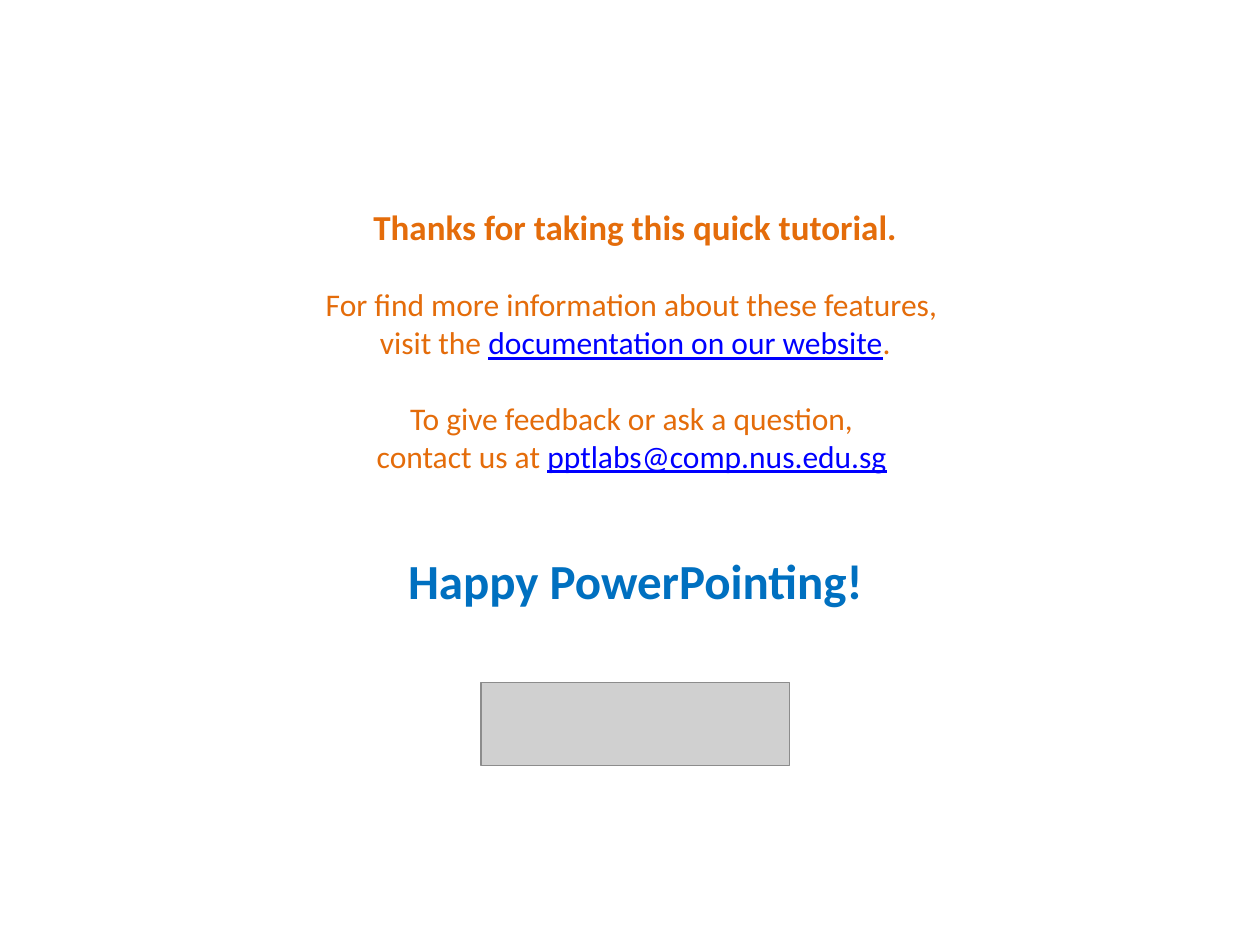
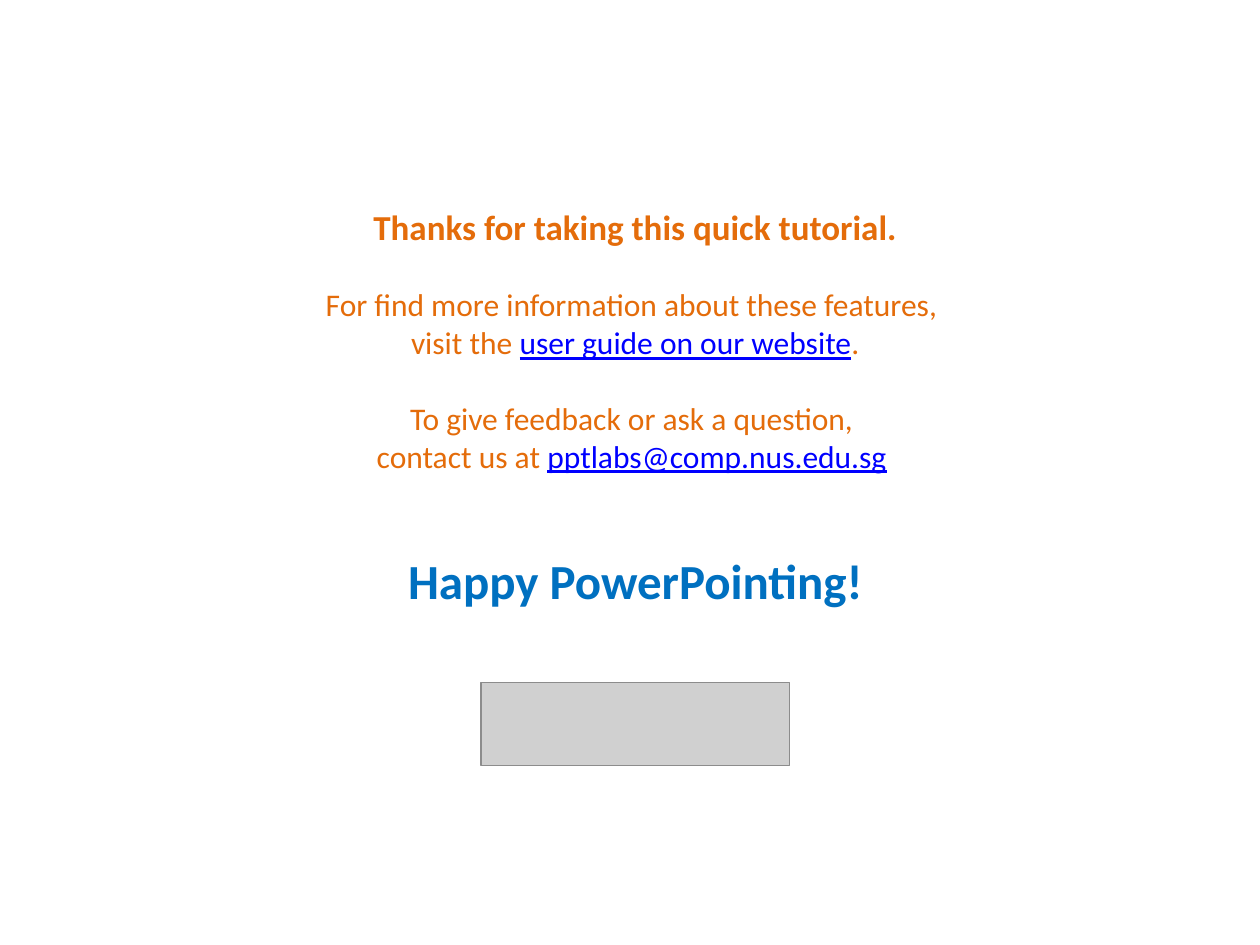
Before and after one commit to PowerPointLabs/PowerPointLabs-Website, a slide deck: slide 33 of samples/tutorial.pptx. Drawn at 1260x945 pixels with LibreOffice and Linux fonts; fonts in the diff are those of the drawing; grey boxes stand for pictures. Boxes give left, top, right and bottom in pixels: in the first picture for what was removed or moved away, otherwise in the second. Text is boxed around its words. In the diff, an @@ line names an element or a change of style, - is before the commit and + after.

Commit message:
update docs to match website changes (#50)

```diff
--- a/samples/tutorial.pptx
+++ b/samples/tutorial.pptx
@@ text at bbox=[326, 294, 937, 360]: text changed @@
-For find more information about these features,
-visit the documentation on our website.
+For find more information about these features,
+visit the user guide on our website.
```
Also in this commit, not shown: 2 other slides changed, 1 other file.
